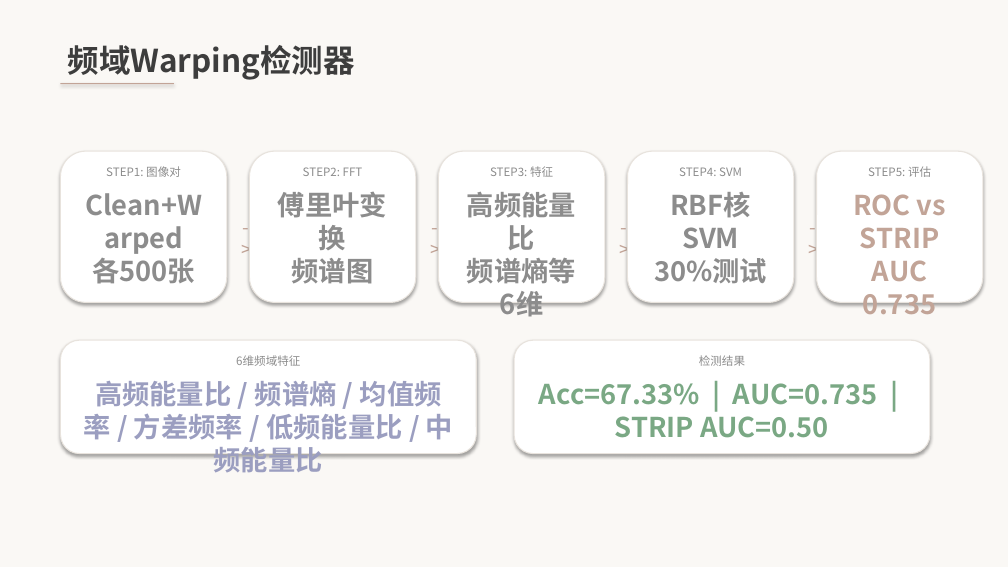
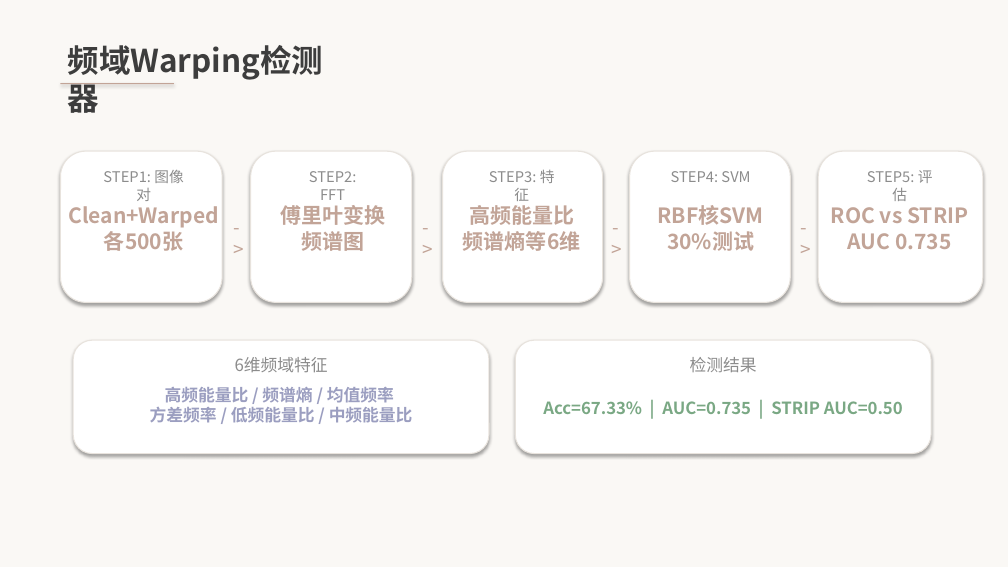
Before and after one commit to axgo-ja/NIS3353, a slide deck: slide 9 of WaNet答辩.pptx. Drawn at 1008x567 pixels with LibreOffice and Linux fonts; fonts in the diff are those of the drawing. Boxes give left, top, right and bottom in pixels: in the first picture for what was removed or moved away, otherwise in the second. Text is boxed around its words. In the diff, an @@ line names an element or a change of style, - is before the commit and + after.

```diff
--- a/WaNet答辩.pptx
+++ b/WaNet答辩.pptx
@@ text "频域Warping检测器" rewrapped from (68, 45, 355, 80) to (68, 45, 324, 80) @@
@@ rounded rectangle: place and size @@
-rounded rectangle at (60, 151, 227, 302)
+rounded rectangle at (60, 151, 222, 302)
@@ rounded rectangle: place and size @@
-rounded rectangle at (250, 151, 416, 302)
+rounded rectangle at (251, 151, 412, 302)
@@ size 11 to 14 pt in 5 elements at (103, 170, 183, 201), (671, 171, 750, 182), (489, 170, 555, 201), (867, 170, 933, 201), (309, 171, 357, 200) @@
@@ rounded rectangle: place and size @@
-rounded rectangle at (628, 151, 794, 302)
+rounded rectangle at (630, 151, 790, 302)
@@ text "STEP4: SVM": place and size @@
-text "STEP4: SVM" at (679, 167, 742, 176)
+text "STEP4: SVM" at (671, 171, 750, 182)
@@ size 26 to 20 pt, text colour #8C8C8C to #C2A497 in 4 elements at (463, 205, 581, 251), (658, 205, 764, 251), (280, 205, 385, 251), (68, 206, 218, 251) @@
@@ text "Clean+Warped 各500张": place and size @@
-text "Clean+Warped 各500张" at (85, 193, 202, 284)
+text "Clean+Warped 各500张" at (68, 206, 218, 251)
@@ text "傅里叶变换 频谱图": place and size @@
-text "傅里叶变换 频谱图" at (278, 192, 387, 283)
+text "傅里叶变换 频谱图" at (280, 205, 385, 251)
@@ text "高频能量比 频谱熵等6维": place and size @@
-text "高频能量比 频谱熵等6维" at (467, 192, 576, 317)
+text "高频能量比 频谱熵等6维" at (463, 205, 581, 251)
@@ text "RBF核SVM 30%测试": place and size @@
-text "RBF核SVM 30%测试" at (654, 258, 767, 283)
+text "RBF核SVM 30%测试" at (658, 205, 764, 251)
@@ text "ROC vs STRIP AUC 0.735": place and size @@
-text "ROC vs STRIP AUC 0.735" at (853, 194, 946, 314)
+text "ROC vs STRIP AUC 0.735" at (831, 207, 968, 249)
@@ text "ROC vs STRIP AUC 0.735" at (831, 207, 968, 249): size 26 to 20 pt @@
@@ 4 texts: place and size @@
-4 texts at (234, 212, 824, 234)
+4 texts at (226, 212, 816, 234)
@@ rounded rectangle: place and size @@
-rounded rectangle at (60, 340, 476, 454)
+rounded rectangle at (73, 340, 489, 454)
@@ text "6维频域特征" at (235, 357, 328, 372): size 11 to 16 pt @@
@@ text "检测结果" at (690, 357, 757, 372): size 11 to 16 pt @@
@@ text "检测结果": place and size @@
-text "检测结果" at (699, 355, 745, 366)
+text "检测结果" at (690, 357, 757, 372)
@@ text at (150, 387, 413, 423): text changed; size 26 to 16 pt @@
-高频能量比 / 频谱熵 / 均值频率 / 方差频率 / 低频能量比 / 中频能量比
+高频能量比 / 频谱熵 / 均值频率
+方差频率 / 低频能量比 / 中频能量比
@@ text "Acc=67.33% | AUC=0.735 | STRIP ...": place and size @@
-text "Acc=67.33% | AUC=0.735 | STRIP ..." at (539, 383, 878, 438)
+text "Acc=67.33% | AUC=0.735 | STRIP ..." at (543, 401, 903, 414)
@@ text "Acc=67.33% | AUC=0.735 | STRIP ..." at (543, 401, 903, 414): size 26 to 16 pt @@
```
Also in this commit, not shown: 14 other slides changed, 7 other files.
